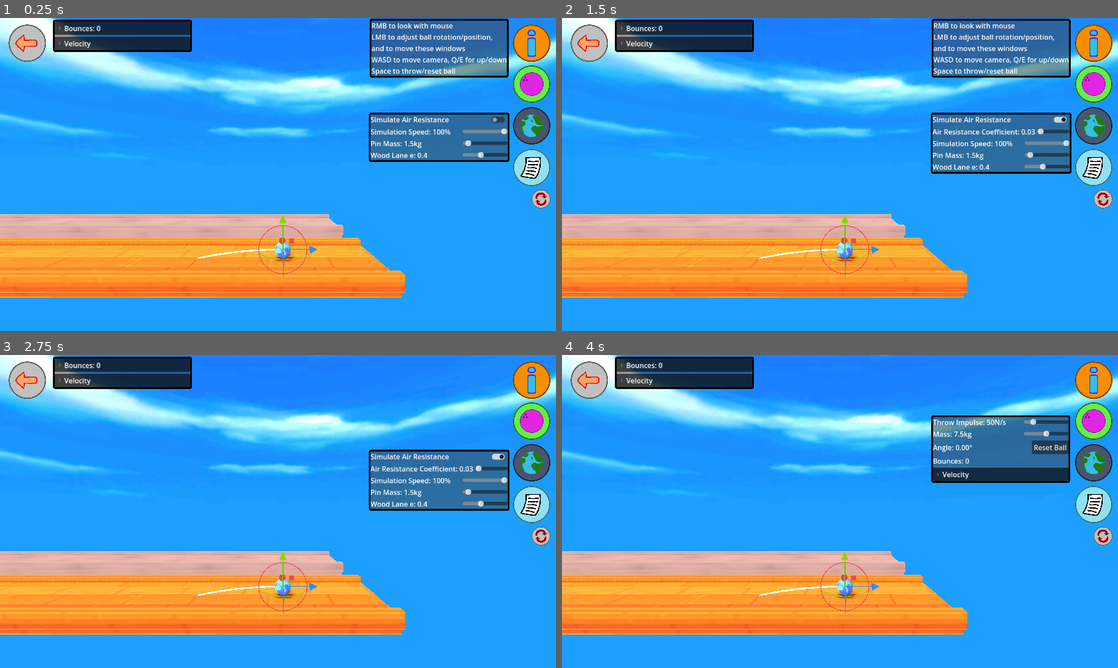
Above: before the commit, frames 1-4 (two rows, left to right).
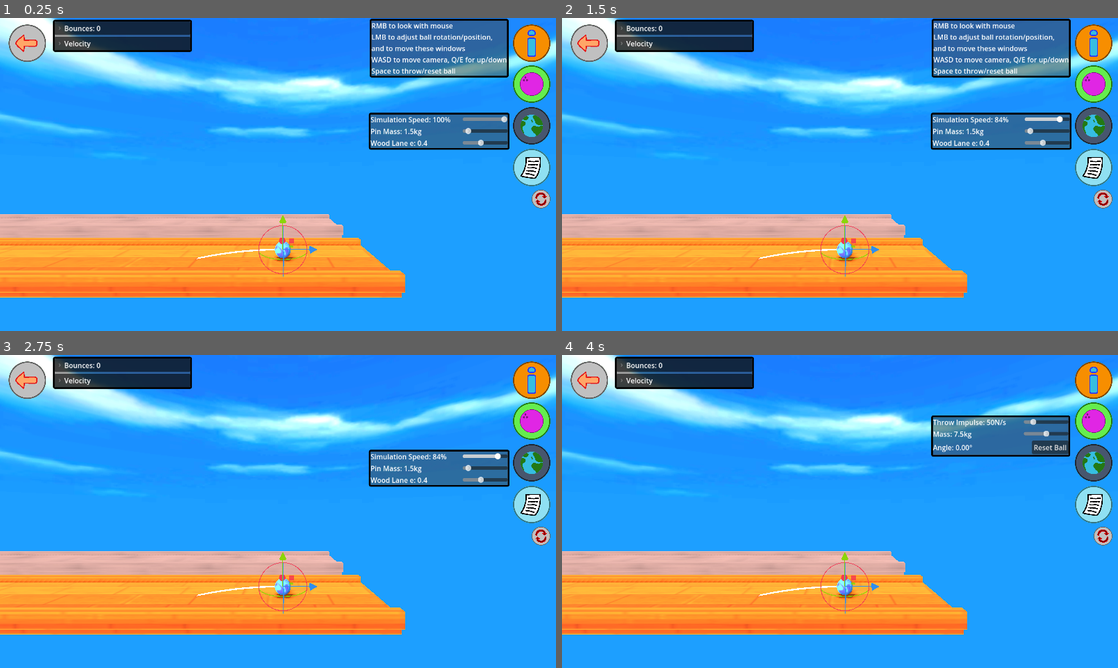
Above: after the commit, the same moments.

Repository: ErythiaSea/CMP400-PhET
Game: Godot game, scene res://Scenes/bowlingEnv.tscn
Two runs of this game, one before a commit and one after it. Both use one fixed random seed, a clock stepped at 60 frames per second and the inputs below.
Inputs (mouse positions are in pixels of both pictures, inside the frame that each line leads up to):
- Up to frame 1 (0.25 s): no input
- Up to frame 2 (1.5 s): click (1101, 199) at 0.5 s; click (1062, 118) at 1.27 s
- Up to frame 3 (2.75 s): click (533, 380) at 2 s
- Up to frame 4 (4 s): click (1095, 420) at 2.75 s; click (1095, 464) at 3.5 s

The runs differ from the first frame. In frame 1, 1.8% of the frame differs, in the area x 66-92%, y 31-46%; in frame 2, 2.8%, in the area x 66-92%, y 31-50%; in frame 3, 2.8%; in frame 4, 2.3%.

Commit message:
bounce and velocity in spy panel

Diff:
--- a/Scenes/bowlingEnv.tscn
+++ b/Scenes/bowlingEnv.tscn
@@ -63,7 +63,6 @@
 
 [sub_resource type="PhysicsMaterial" id="PhysicsMaterial_65q5m"]
 friction = 0.2
-bounce = 1.0
 
 [sub_resource type="SphereShape3D" id="SphereShape3D_1d3fa"]
 margin = 0.0
@@ -130,8 +129,9 @@
 size = Vector3(1, 5, 0.05)
 
 [sub_resource type="PhysicsMaterial" id="PhysicsMaterial_va20v"]
-friction = 0.0
-bounce = 1.0
+friction = 0.2
+rough = true
+bounce = 0.4
 absorbent = true
 
 [sub_resource type="ConvexPolygonShape3D" id="ConvexPolygonShape3D_aaojq"]
@@ -326,7 +326,7 @@
 [node name="BowlingPin5" parent="Pins" instance=ExtResource("9_lt5hn")]
 transform = Transform3D(1, 0, 0, 0, 1, 0, 0, 0, 1, 0.225, 0.287, -15.475)
 
-[node name="GUIRoot" type="CanvasLayer" parent="." node_path …(143 unchanged characters)… t_label", "mass_slider", "mass_label", "push_strength_slider", "push_strength_label", "time_scale_slider", "time_scale_label", "pin_mass_slider", "pin_mass_label", "wood_e_label", "ball_angle_label", "ball_bounces_label", "ball_vel_label", "force_ball", "ghost_ball", "ctrl_pan …(208 unchanged characters)…
+[node name="GUIRoot" type="CanvasLayer" parent="." node_path …(143 unchanged characters)… t_label", "mass_slider", "mass_label", "reset_button", "push_strength_slider", "push_strength_label", "time_scale_slider", "time_scale_label", "pin_mass_slider", "pin_mass_label", "wood_e_slider", "wood_e_label", "ball_angle_label", "ball_bounces_label", "ball_bounces_foldable", "ball_vel_label", "ball_vel_foldable", "force_ball", "ghost_ball", "ctrl_pan …(208 unchanged characters)…
 script = ExtResource("10_w56ka")
 air_resistance_toggle = NodePath("WorldPanel/VBoxContainer/ButtonContainer/AirResistanceButton")
 air_resistance_slider_container = NodePath("WorldPanel/VBoxContainer/ARCSliderContainer")
@@ -334,16 +334,20 @@
 air_resistance_coefficient_label = NodePath("WorldPanel/VBoxContainer/ARCSliderContainer/ARCSliderLabel")
 mass_slider = NodePath("BallPanel/VBoxContainer/MassSliderContainer/MassSlider")
 mass_label = NodePath("BallPanel/VBoxContainer/MassSliderContainer/MassLabel")
+reset_button = NodePath("BallPanel/VBoxContainer/ResetBallContainer/ResetButton")
 push_strength_slider = NodePath("BallPanel/VBoxContainer/PSSliderContainer/PushStrengthSlider")
 push_strength_label = NodePath("BallPanel/VBoxContainer/PSSliderContainer/PSSliderLabel")
 time_scale_slider = NodePath("WorldPanel/VBoxContainer/TSSliderContainer/TimeScaleSlider")
 time_scale_label = NodePath("WorldPanel/VBoxContainer/TSSliderContainer/TSSliderLabel")
 pin_mass_slider = NodePath("WorldPanel/VBoxContainer/PinMassContainer/PinMassSlider")
 pin_mass_label = NodePath("WorldPanel/VBoxContainer/PinMassContainer/PinMassLabel")
+wood_e_slider = NodePath("WorldPanel/VBoxContainer/WoodEContainer/WoodESlider")
 wood_e_label = NodePath("WorldPanel/VBoxContainer/WoodEContainer/WoodELabel")
 ball_angle_label = NodePath("BallPanel/VBoxContainer/ResetBallContainer/AngleLabel")
-ball_bounces_label = NodePath("BallPanel/VBoxContainer/BouncesLabel")
-ball_vel_label = NodePath("BallPanel/VBoxContainer/VelocityFoldable/VelocityLabel")
+ball_bounces_label = NodePath("SpyPanel/VBoxContainer/BouncesFoldable/BouncesLabel")
+ball_bounces_foldable = NodePath("SpyPanel/VBoxContainer/BouncesFoldable")
+ball_vel_label = NodePath("SpyPanel/VBoxContainer/VelocityFoldable/VelocityLabel")
+ball_vel_foldable = NodePath("SpyPanel/VBoxContainer/VelocityFoldable")
 force_ball = NodePath("../ForceBall")
 ghost_ball = NodePath("../GhostBall")
 ctrl_panel = NodePath("ControlsPanel")
@@ -441,23 +445,6 @@
 focus_mode = 0
 text = "Reset Ball"
 
-[node name="BouncesLabel" type="Label" parent="GUIRoot/BallPanel/VBoxContainer"]
-layout_mode = 2
-text = "Bounces: 0"
-
-[node name="VelocityFoldable" type="FoldableContainer" parent="GUIRoot/BallPanel/VBoxContainer"]
-layout_mode = 2
-focus_mode = 0
-folded = true
-title = "Velocity"
-
-[node name="VelocityLabel" type="Label" parent="GUIRoot/BallPanel/VBoxContainer/VelocityFoldable"]
-visible = false
-layout_mode = 2
-text = "X: 0.00
-Y: 0.00
-Z: 0.00"
-
 [node name="WorldPanel" type="PanelContainer" parent="GUIRoot"]
 offset_left = 849.0
 offset_top = 218.0
@@ -470,6 +457,7 @@
 layout_mode = 2
 
 [node name="ButtonContainer" type="HBoxContainer" parent="GUIRoot/WorldPanel/VBoxContainer"]
+visible = false
 layout_mode = 2
 
 [node name="ButtonLabel" type="Label" parent="GUIRoot/WorldPanel/VBoxContainer/ButtonContainer"]
@@ -849,6 +837,7 @@
 
 [node name="ColTest" type="Node3D" parent="."]
 transform = Transform3D(1, 0, 0, 0, 1, 0, 0, 0, 1, 0, -5.677821, 0)
+visible = false
 script = ExtResource("30_edsgw")
 
 [node name="BowlingPin" type="RigidBody3D" parent="ColTest"]
@@ -864,6 +853,7 @@
 
 [node name="MeshInstance3D" type="MeshInstance3D" parent="ColTest/BowlingPin"]
 transform = Transform3D(0.3, 0, 0, 0, 0.3, 0, 0, 0, 0.3, 0, 0, 0)
+visible = false
 mesh = ExtResource("31_edsgw")
 skeleton = NodePath("")
 
@@ -887,6 +877,7 @@
 shape = SubResource("SphereShape3D_1d3fa")
 
 [node name="MeshInstance3D" type="MeshInstance3D" parent="ColTest/ForceBall"]
+visible = false
 mesh = SubResource("SphereMesh_b17vh")
 surface_material_override/0 = SubResource("StandardMaterial3D_unano")
 
@@ -900,6 +891,7 @@
 mesh = SubResource("BoxMesh_aomcl")
 
 [node name="CollisionShape3D" type="CollisionShape3D" parent="ColTest/laneWood"]
+visible = false
 shape = SubResource("BoxShape3D_xvsac")
 
 [connection signal="body_entered" from="ForceBall" to="ForceBall" method="_on_body_entered"]
--- a/Scenes/bowling_ball.gd
+++ b/Scenes/bowling_ball.gd
@@ -1,4 +1,5 @@
 extends RigidBody3D
+class_name BowlingBall
 
 @export var apply_air_resistance: bool = false
 @export var air_resistance_coeff: float = 0.03
@@ -13,6 +14,10 @@
 var bounce_timer: float = 0
 const BOUNCE_WAIT: float = 0.03
 var time_flying: float = 0
+var flight_time_history: Array[float]
+var max_height: float = 0
+var max_height_history: Array[float]
+var in_air: bool = false
 
 var init_pos := Vector3(0, 1, 0)
 var last_pos := init_pos
@@ -43,6 +48,12 @@
 	bounces = 0
 	pins_hit = 0
 	barrier_hit = false
+	print(max_height_history)
+	print(flight_time_history)
+	max_height_history.clear()
+	flight_time_history.clear()
+	time_flying = 0
+	max_height = 0
 
 	# i cannot understand why this is necessary but it is
 	if (GameManager.current_gamemode == GameManager.mode.freeplay):
@@ -64,6 +75,9 @@
 		force_diag.vel = linear_velocity
 		bounce_timer -= delta
 		time_flying += delta
+		if (position.y > max_height):
+			max_height = position.y
+		in_air = (position.y > 0.00)
 		return
 
 	if Input.is_action_pressed("ball_left"):
@@ -95,5 +109,10 @@
 			print(bounces)
 			bounce_timer = BOUNCE_WAIT
 			print(time_flying)
+			flight_time_history.append(time_flying)
+			max_height_history.append(max_height)
+			max_height = 0
+			time_flying = 0
+
 	elif (body is RigidBody3D):
 		pins_hit += 1
--- a/Scenes/bowling_env.gd
+++ b/Scenes/bowling_env.gd
@@ -1,7 +1,7 @@
 extends Node3D
 
 @onready var _gizmo: Gizmo3D = $Gizmo3D
-@onready var _bowling_ball: RigidBody3D = $ForceBall
+@onready var _bowling_ball: BowlingBall = $ForceBall
 @onready var _ghost_ball: MeshInstance3D = $GhostBall
 @onready var _traj_line: TrajectoryLine = $TrajectoryLine
 
@@ -47,6 +47,7 @@
 		_lane_rubber.process_mode = Node.PROCESS_MODE_DISABLED
 		$Camera3D.position = _center_cam_pos
 		GameManager.generate_q_type()
+		_gui_root.toggle_sliders(false)
 
 	if (GameManager.current_gamemode == GameManager.mode.proj_mtn):
 		_barrier.show()
@@ -75,6 +76,8 @@
 				con = true
 				continue
 			pin.queue_free()
+	else:
+		_col_test.queue_free() # not useful otherwise
 
 # Called every frame. 'delta' is the elapsed time since the previous frame.
 func _process(delta: float) -> void:
@@ -127,8 +130,8 @@
 		pin.rotation = Vector3.ZERO
 
 func _construct_lob_setup() -> void:
-	var dist = randf_range(0.6, 2.5)
-	var barrier_height = 1 + randf_range(0, 4)
+	var dist = snappedf(randf_range(0.6, 2.5),0.1)
+	var barrier_height = 1 + (snappedf(randf_range(0, 4),0.1))
 	var angle = 0
 	var vel = 0
 	var air_time = 0
@@ -169,10 +172,10 @@
 	# scramble params so success is not guaranteed by hitting check
 	match GameManager.current_q_type:
 		GameManager.q_type.suvat_lob_powerangle:
-			_bowling_ball.fire_impulse_strength = randf_range(0, 10)
-			_bowling_ball.rotation_degrees.x = randf_range(10, 80)
+			_bowling_ball.fire_impulse_strength = snappedf(randf_range(0, 10),0.1)
+			_bowling_ball.rotation_degrees.x = snappedf(randf_range(10, 80),0.1)
 		GameManager.q_type.suvat_needle_maxheight:
-			_barrier_root.position.y = randf_range(1, 5) - 2.5
+			_barrier_root.position.y = snappedf(randf_range(1, 5),0.1) - 2.5
 		GameManager.q_type.suvat_needle_dist:
 			_bowling_ball.position.z = _barrier_root.position.z + 3
 			$Pins.get_child(0).position.z = _barrier_root.position.z - 3
@@ -187,8 +190,8 @@
 	_top_barrier.process_mode = Node.PROCESS_MODE_INHERIT
 
 func _construct_drop_setup() -> void:
-	var init_height = randf_range(1.0, 8.0)
-	var e_coeff = randf_range(0.01,1)
+	var init_height = snappedf(randf_range(1.0, 8.0), 0.1)
+	var e_coeff = snappedf(randf_range(0.01,1), 0.1)
 	var final_height = init_height * e_coeff * e_coeff
 
 	GameManager.q_args = {
--- a/Scenes/gui_root.gd
+++ b/Scenes/gui_root.gd
@@ -7,17 +7,21 @@
 @export var air_resistance_coefficient_label: Label
 @export var mass_slider: HSlider
 @export var mass_label: Label
+@export var reset_button: Button
 @export var push_strength_slider: HSlider
 @export var push_strength_label: Label
 @export var time_scale_slider: HSlider
 @export var time_scale_label: Label
 @export var pin_mass_slider: HSlider
 @export var pin_mass_label: Label
+@export var wood_e_slider: HSlider
 @export var wood_e_label: Label
 @export var ball_angle_label: Label
 @export var ball_bounces_label: Label
+@export var ball_bounces_foldable: FoldableContainer
 @export var ball_vel_label: Label
-@export var force_ball: RigidBody3D
+@export var ball_vel_foldable: FoldableContainer
+@export var force_ball: BowlingBall
 @export var ghost_ball: MeshInstance3D
 
 @export var ctrl_panel: PanelContainer
@@ -105,10 +109,19 @@
 	if (force_ball.freeze):
 		ball_angle_label.text = "Angle: %.2f°" % force_ball.rotation_degrees.x
 	else:
-		ball_bounces_label.text = "Bounces: %d" % force_ball.bounces
+		ball_bounces_foldable.title = "Bounces: %d" % force_ball.bounces
+		var bounce_init: String = "Initial: %.2fm, height: %.2fm" % [force_ball.last_pos.y, force_ball.position.y]
+		var bounce_text: String = ""
+		for i in range(0, force_ball.bounces):
+			bounce_text += "\n%d - time: %.2fs, max: %.2fm" % [i, force_ball.flight_time_history[i], force_ball.max_height_history[i]]
+		if force_ball.in_air:
+			bounce_text += "\n%d - time: %.2fs, max: %.2fm" % [force_ball.bounces, force_ball.time_flying, force_ball.max_height]
+		bounce_init += bounce_text
+		ball_bounces_label.text = bounce_init
 		var vel = force_ball.linear_velocity
 		if (abs(vel.y) < 0.001):
 			vel.y = 0.0
+		ball_vel_foldable.title = "Velocity: %.2fm/s" % abs(vel.length())
 		ball_vel_label.text = "X: %.3fm/s\nY: %.3fm/s\nZ: %.3fm/s" % [abs(vel.x), vel.y, abs(vel.z)]
 
 func _on_ball_button_pressed() -> void:
@@ -131,6 +144,8 @@
 	ball_panel.position = panel_init_pos[1]
 	world_panel.position = panel_init_pos[2]
 	equation_panel.position = panel_init_pos[3]
+	question_panel.position = panel_init_pos[4]
+	spy_panel.position = panel_init_pos[5]
 
 func _on_pin_mass_slider_value_changed(value: float) -> void:
 	pin_mass_label.text = "Pin Mass: %.2fkg" % value
@@ -142,6 +157,8 @@
 	param2_box.hide()
 	param2_label.show()
 	param2_units.hide()
+	param1_box.text = ""
+	param2_box.text = ""
 	var used_args: Array[float]
 	skip_button.text = "Skip"
 	check_button.disabled = false
@@ -272,3 +289,11 @@
 			question_label.text = "Not quite, the answer was %.2f" % arg
 	skip_button.text = "Continue"
 	check_button.disabled = true
+
+func toggle_sliders(enabled: bool):
+	mass_slider.editable = enabled
+	wood_e_slider.editable = enabled
+	pin_mass_slider.editable = enabled
+	time_scale_slider.editable = enabled
+	push_strength_slider.editable = enabled
+	reset_button.disabled = !enabled
